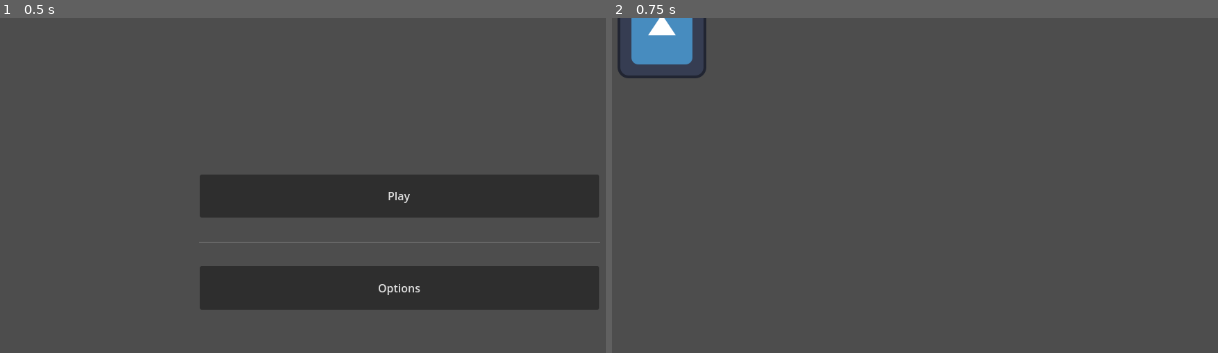
Above: before the commit, frames 1-2 (left to right).
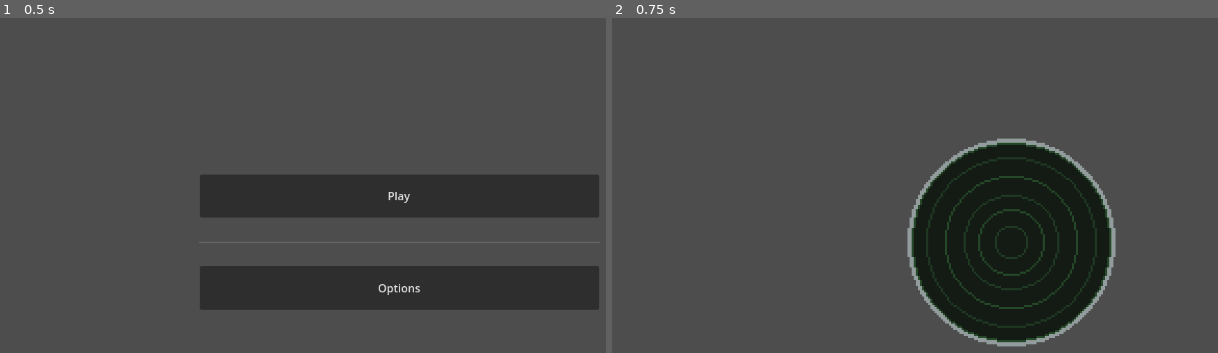
Above: after the commit, the same moments.

Repository: sparkworm/SonarScramble
Game: Godot game, scene res://scenes/main.tscn
The game is run twice, just before and just after one commit, with the same random seed, the same clock (stepped at 60 frames per second) and the same inputs. The engine's default icon, where the game draws it, is replaced by a stand-in: a white triangle on a blue panel in a dark square.
Inputs:
- Up to frame 1 (0.5 s): no input
- Up to frame 2 (0.75 s): click "Play" at 0.5 s

Frame 1 is identical in both runs. In frame 2, 18% of the frame differs, in the area x 0-84%, y 0-99%.

Commit message:
Made it so that all levels inherit from the scene level.tscn.

Diff:
--- /dev/null
+++ b/scenes/level.tscn
@@ -0,0 +1,11 @@
+[gd_scene load_steps=2 format=3 uid="uid://mwyfe8vdrtsp"]
+
+[ext_resource type="Script" path="res://scenes/level.gd" id="1_jr5w7"]
+
+[node name="Level" type="Node"]
+script = ExtResource("1_jr5w7")
+
+[node name="Camera2D" type="Camera2D" parent="."]
+zoom = Vector2(3, 3)
+
+[node name="Terrain" type="Node" parent="."]
--- a/scenes/levels/test_level.tscn
+++ b/scenes/levels/test_level.tscn
@@ -1,11 +1,9 @@
-[gd_scene load_steps=3 format=3 uid="uid://c2vpdns2dicco"]
+[gd_scene load_steps=3 format=3 uid="uid://bket0bpc83r0a"]
 
-[ext_resource type="Script" path="res://scenes/game_scene.gd" id="1_pikg2"]
-[ext_resource type="Texture2D" uid="uid://bv28lq7jdpo8m" path="res://icon.svg" id="2_jjsjt"]
+[ext_resource type="PackedScene" uid="uid://mwyfe8vdrtsp" path="res://scenes/level.tscn" id="1_82x1o"]
+[ext_resource type="Texture2D" uid="uid://c0lgvlork6ioo" path="res://visuals/sprites/radar001.png" id="2_yu4ud"]
 
-[node name="TestLevel" type="Node"]
-script = ExtResource("1_pikg2")
+[node name="TestLevel" instance=ExtResource("1_82x1o")]
 
-[node name="Icon" type="Sprite2D" parent="."]
-position = Vector2(72, 23)
-texture = ExtResource("2_jjsjt")
+[node name="Sprite2D" type="Sprite2D" parent="." index="1"]
+texture = ExtResource("2_yu4ud")
Not shown: 1 places in scenes/main_menu.tscn that only renumber resources
